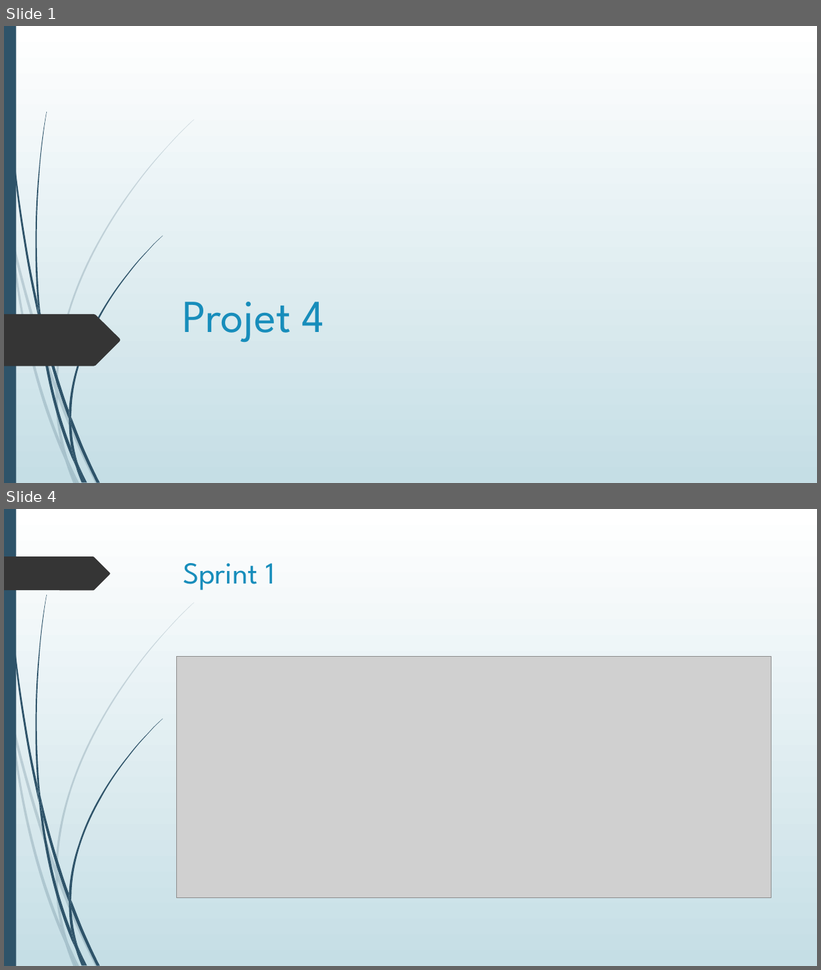
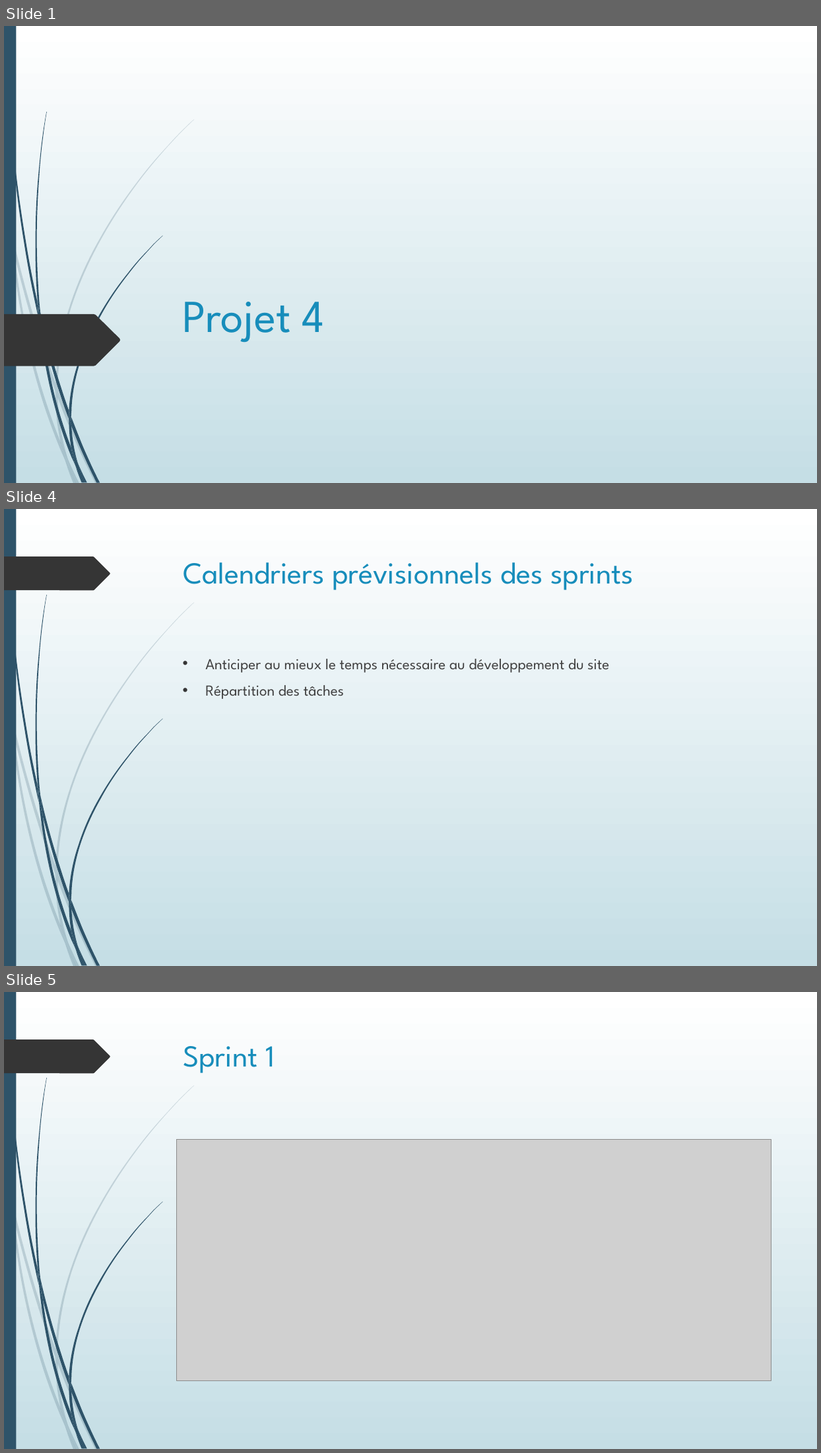
Before and after one commit to Oleome/projet_4, a slide deck: Projet 4.ppt. Shown one above the other, each under a label of ours: slides 1 and 4 before the commit, slides 1, 4 and 5 after it; the slides between them are not shown. The pictures are 821x970 and 821x1453 pixels, drawn with LibreOffice and Linux fonts; fonts in the diff are those of the drawing; grey boxes stand for pictures. Boxes give left, top, right and bottom in pixels: in the first picture for what was removed or moved away, otherwise in the second. Text is boxed around its words. In the diff, an @@ line names an element or a change of style, - is before the commit and + after.

```diff
--- a/Projet 4.ppt
+++ b/Projet 4.ppt
@@ slide 4 added at [4, 509, 817, 966], background gradient #FFFFFF to #C5DEE5; not listed: 24 template elements that a slide beside it also shows @@
@@ title added at [183, 562, 634, 590], 36 pt, text #178DBB @@
+Calendriers prévisionnels des sprints
@@ text added at [205, 659, 609, 699], 18 pt, text #404040 @@
+• Anticiper au mieux le temps nécessaire au développement du site
+• Répartition des tâches
@@ what was slide 4 is now slide 5 @@
```
Also in this commit, not shown: 2 slides changed, 1 slide removed, 1 other file.
